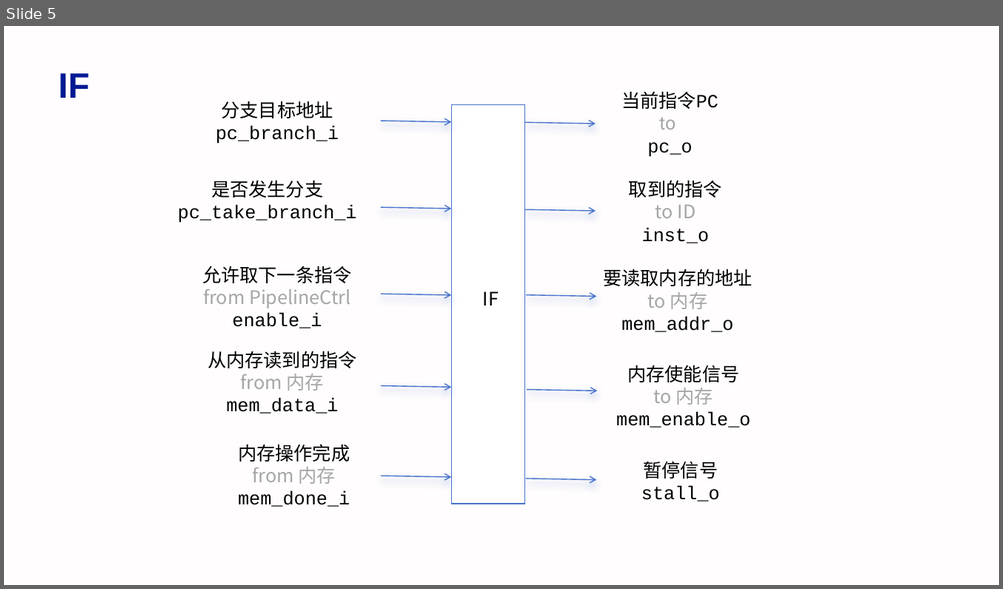
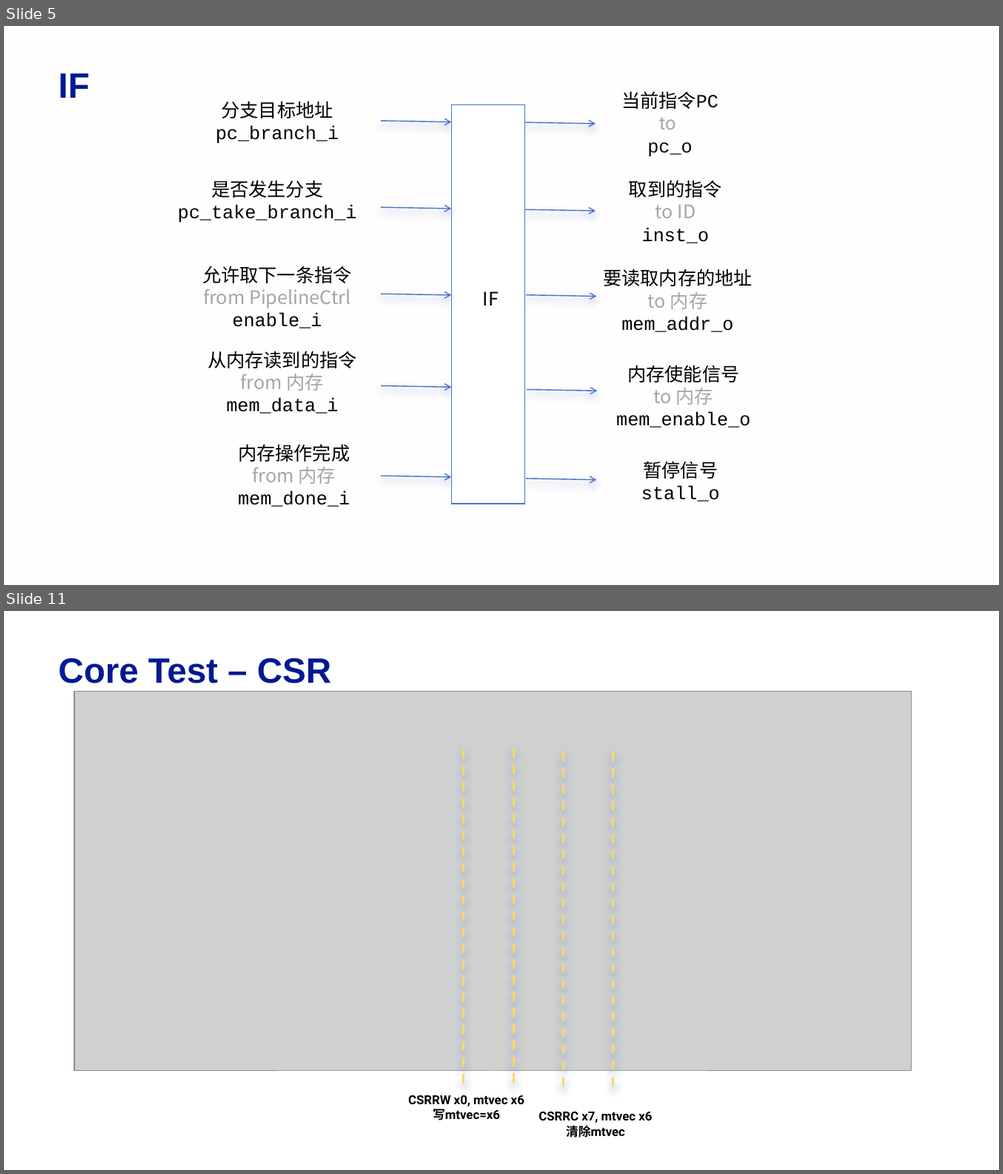
Before and after one commit to ningantrq/trq_minisys_rv, a slide deck: figure/trq_minisys_fig.pptx. Shown one above the other, each under a label of ours: slide 5 before the commit, slides 5 and 11 after it; the slides between them are not shown. The pictures are 1003x589 and 1003x1174 pixels, drawn with LibreOffice and Linux fonts; fonts in the diff are those of the drawing; grey boxes stand for pictures. Boxes give left, top, right and bottom in pixels: in the first picture for what was removed or moved away, otherwise in the second. Text is boxed around its words. In the diff, an @@ line names an element or a change of style, - is before the commit and + after.

Commit message:
test: add the test details of core and uart

```diff
--- a/figure/trq_minisys_fig.pptx
+++ b/figure/trq_minisys_fig.pptx
@@ slide 11 added at <box>4,611,999,1170</box>, background #FFFFFF @@
@@ text added at <box>58,658,331,684</box>, 34 pt, text #011993, bold @@
+Core Test – CSR
@@ picture added at <box>74,692,911,1071</box> @@
@@ line added from (464, 750) to (464, 1091), #FED961 2.25 pt dashed @@
@@ line added from (514, 749) to (514, 1084), #FED961 2.25 pt dashed @@
@@ line added from (563, 753) to (563, 1088), #FED961 2.25 pt dashed @@
@@ line added from (613, 753) to (613, 1088), #FED961 2.25 pt dashed @@
@@ text added at <box>408,1096,524,1121</box>, 12 pt, text #000000, bold @@
+CSRRW x0, mtvec x6
+写mtvec=x6
@@ text added at <box>538,1112,652,1138</box>, 12 pt, text #000000, bold @@
+CSRRC x7, mtvec x6
+清除mtvec
```
Also in this commit, not shown: 5 other slides added, 10 other files.
